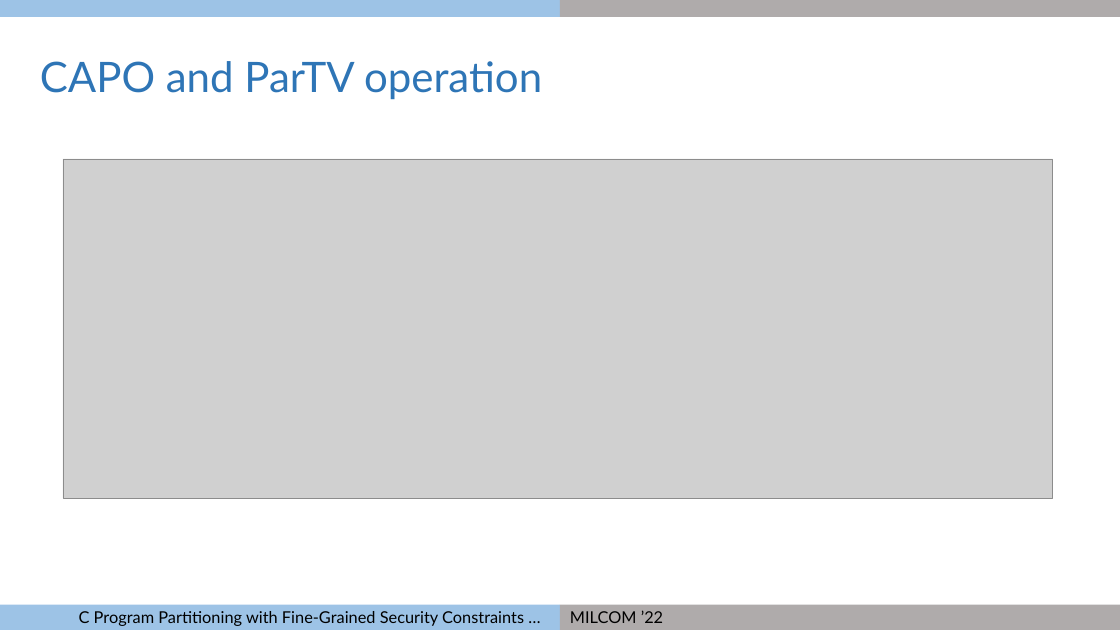
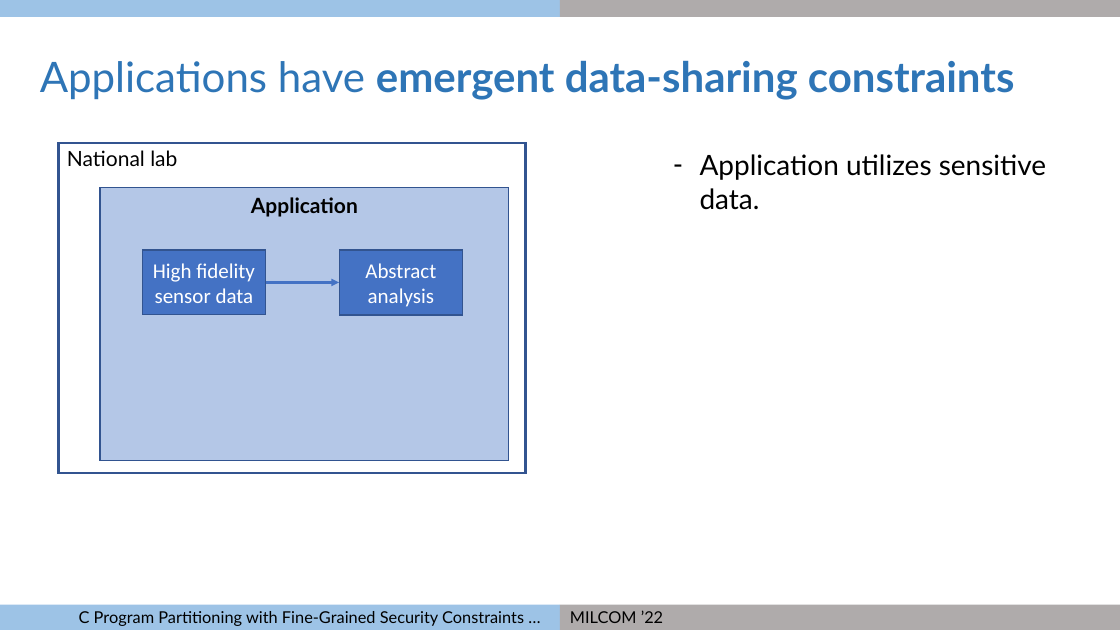
Before and after one commit to gaps-closure/ect, a slide deck: slide 2 of milcom-2022.pptx (slide 12 before the commit). Drawn at 1120x630 pixels with LibreOffice and Linux fonts; fonts in the diff are those of the drawing; grey boxes stand for pictures. Boxes give left, top, right and bottom in pixels: in the first picture for what was removed or moved away, otherwise in the second. Text is boxed around its words. In the diff, an @@ line names an element or a change of style, - is before the commit and + after.

Commit message:
new presentation work

```diff
--- a/milcom-2022.pptx
+++ b/milcom-2022.pptx
@@ text at [40,60,1014,100]: text changed; bold on @@
-CAPO and ParTV operation
+Applications have emergent data-sharing constraints
@@ rectangle added at [59,143,526,473], outline #325491 2.25 pt @@
@@ picture removed at [63,159,1053,498] @@
@@ text added at [67,150,177,166], 18 pt, text #000000 @@
+National lab
@@ text added at [700,154,1046,210], 24 pt, text #000000 @@
+– Application utilizes sensitive data.
@@ rectangle added at [100,188,509,461], fill #B4C7E7, outline #325491 1 pt @@
@@ text added at [251,197,358,217], 18 pt, text #000000, bold @@
+Application
@@ rectangle added at [142,250,266,315], fill #4472C4, outline #325491 1 pt, 18 pt, text #FFFFFF @@
+High fidelity sensor data
@@ rectangle added at [339,250,463,315], fill #4472C4, outline #325491 1 pt, 18 pt, text #FFFFFF @@
+Abstract analysis
@@ arrow added from (266, 282) to (339, 282), #4472C4 2.25 pt @@
```
Also in this commit, not shown: 10 other slides changed, 8 slides added, 13 slides removed, 1 other file.
